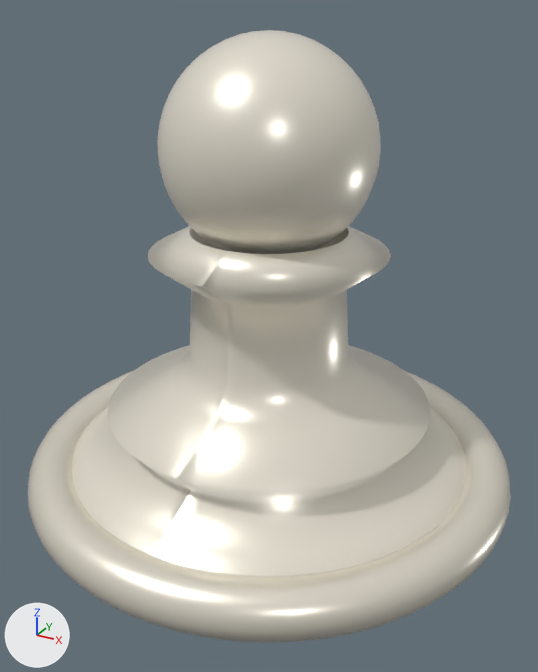
The glTF model client/public/models/wp.glb, before and after one commit.
Before and after are seen from a 50 mm camera at (0.662, -1.204, 0.934) aimed at (0.021, -0.038, 0.351). Every picture has the same lights, and +X, +Y and +Z are marked at lower left. The first picture is the older version. Where no turn or scale is listed for an object, it has been applied to the vertices.
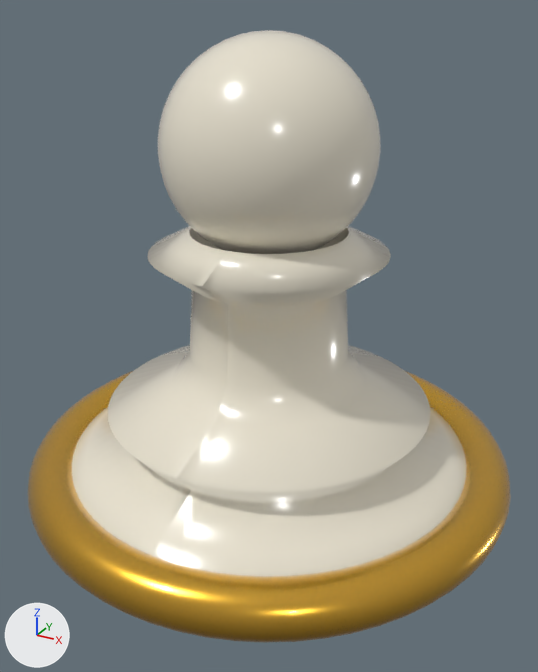
What differs and where, as boxes (x1, y1, x2, y2) in the pictures (538 x 672 px):
'Mesh_1', surface changed
    both: (72, 228, 466, 576)
'Mesh_0', recoloured, surface changed (pale yellow to orange)
    both: (27, 370, 511, 643)

What the commit changed:
Material 'Material_0' (mat_material_0) changes colour from pale yellow #f4eede to orange #e7b23c; in linear values from (0.905, 0.855, 0.73) to (0.799, 0.445, 0.0452).
In material 'Material_0' (mat_material_0), metallic goes from 0.55 to 1.0.
In material 'Material_0' (mat_material_0), roughness goes from 0.3 to 0.24.
In material 'Material_0' (mat_material_0), emission_color is now set to (0.0232, 0.0116, 0.0), black #2a1c00.
In material 'Material_0' (mat_material_0), emission_strength is now set to 1.0.
In material 'Material_1' (mat_material_1), metallic goes from 0.35 to 0.0.
In material 'Material_1' (mat_material_1), roughness goes from 0.3 to 0.22.
